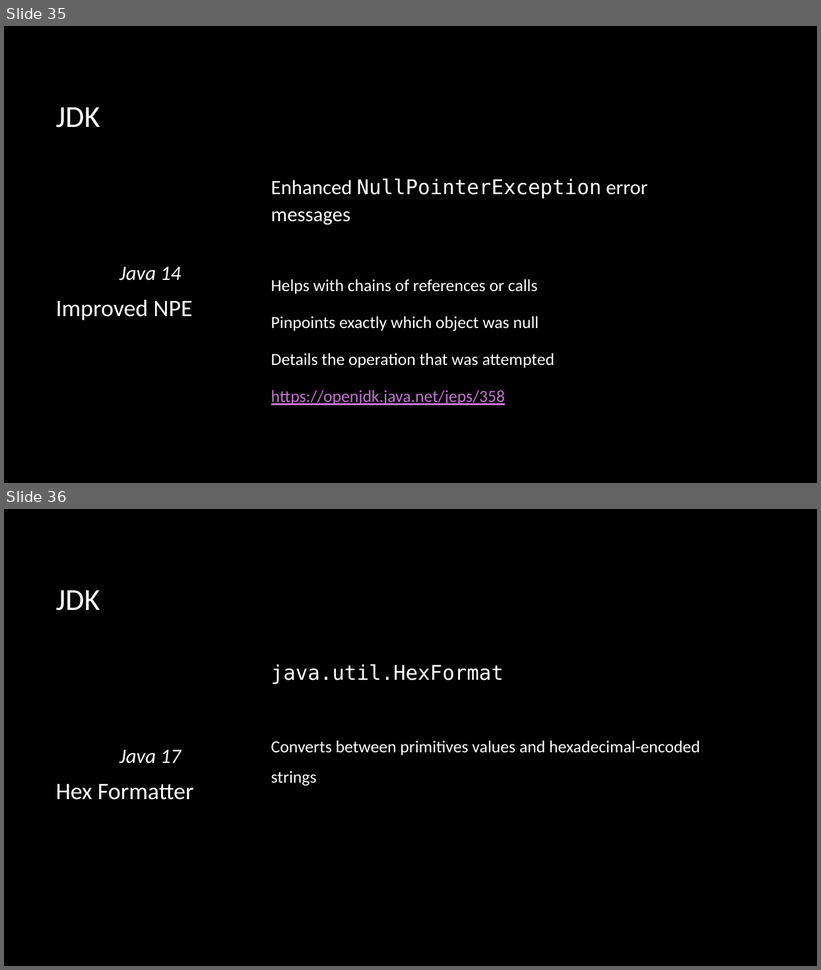
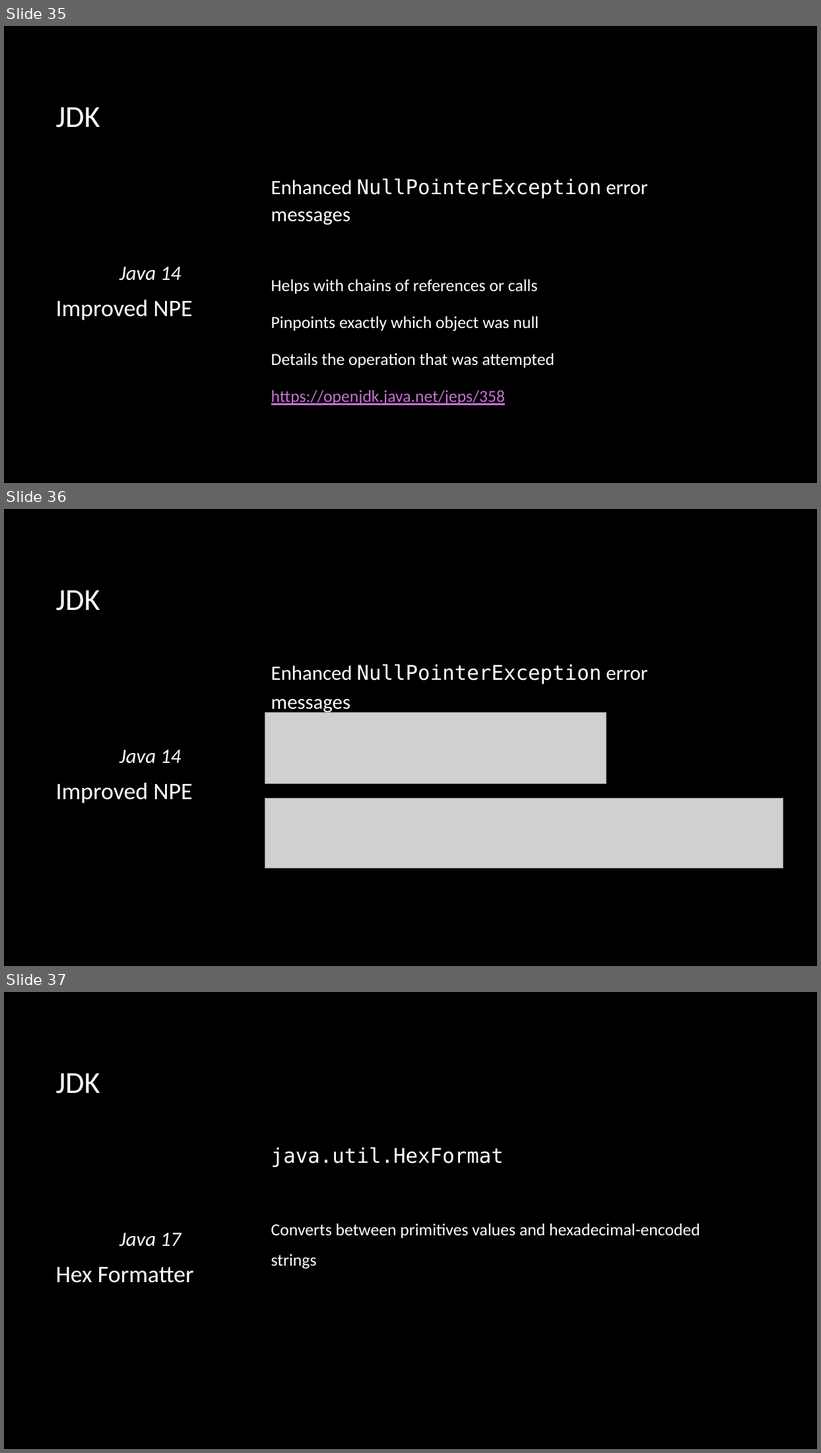
Before and after one commit to macdaddyaz/modern-java, a slide deck: Java 9 and up.pptx. Shown one above the other, each under a label of ours: slides 35 and 36 before the commit, slides 35, 36 and 37 after it. The pictures are 821x970 and 821x1453 pixels, drawn with LibreOffice and Linux fonts; fonts in the diff are those of the drawing; grey boxes stand for pictures; background and template pictures are left out. Boxes give left, top, right and bottom in pixels: in the first picture for what was removed or moved away, otherwise in the second. Text is boxed around its words. In the diff, an @@ line names an element or a change of style, - is before the commit and + after.

```diff
--- a/Java 9 and up.pptx
+++ b/Java 9 and up.pptx
@@ slide 36 added at (x1=4, y1=509, x2=817, y2=966), background picture (left out) @@
@@ title added at (x1=56, y1=590, x2=100, y2=611), 36 pt, text #FFFFFF @@
+JDK
@@ text added at (x1=271, y1=664, x2=648, y2=714), 24 pt, text #FFFFFF @@
+Enhanced NullPointerException error messages
@@ picture added at (x1=265, y1=713, x2=607, y2=784) @@
@@ text added at (x1=56, y1=750, x2=192, y2=803), 28 pt, text #FFFFFF @@
+Java 14
+Improved NPE
@@ picture added at (x1=265, y1=798, x2=783, y2=868) @@
@@ what was slide 36 is now slide 37 @@
```
Also in this commit, not shown: 5 slides changed.
